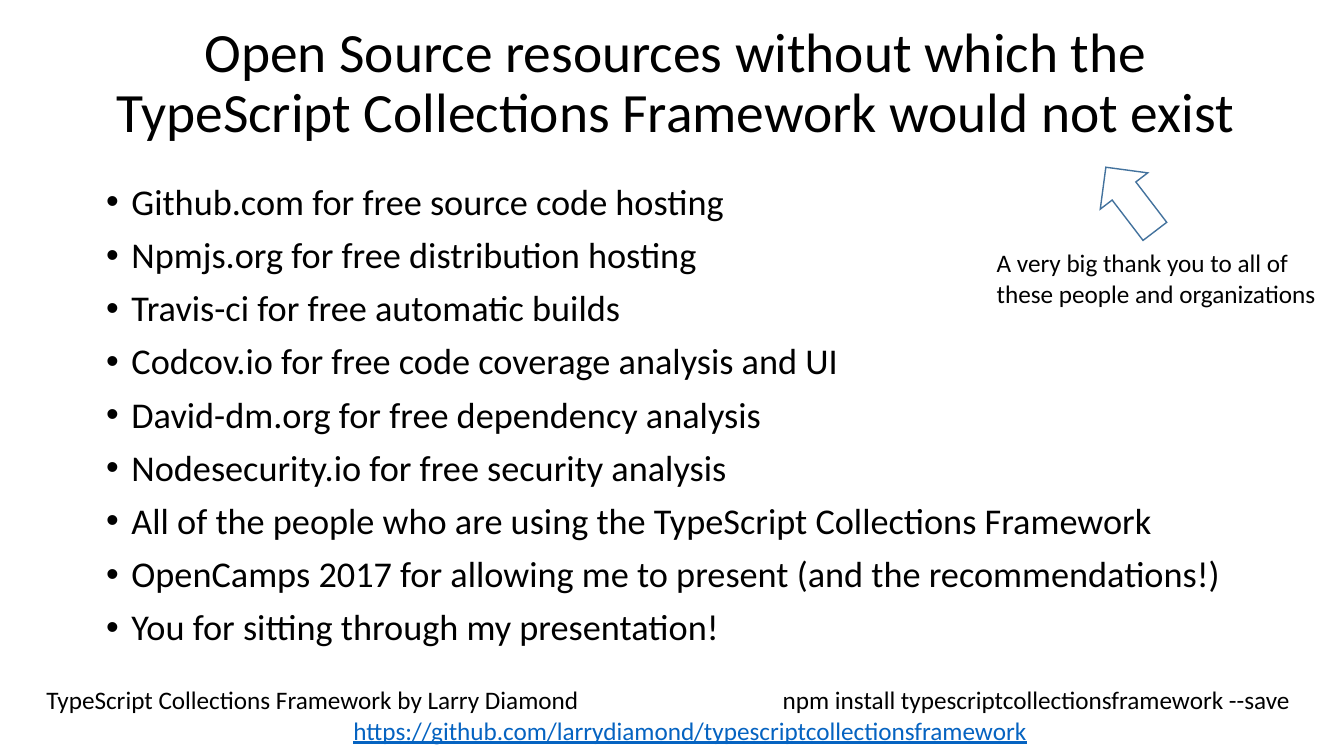
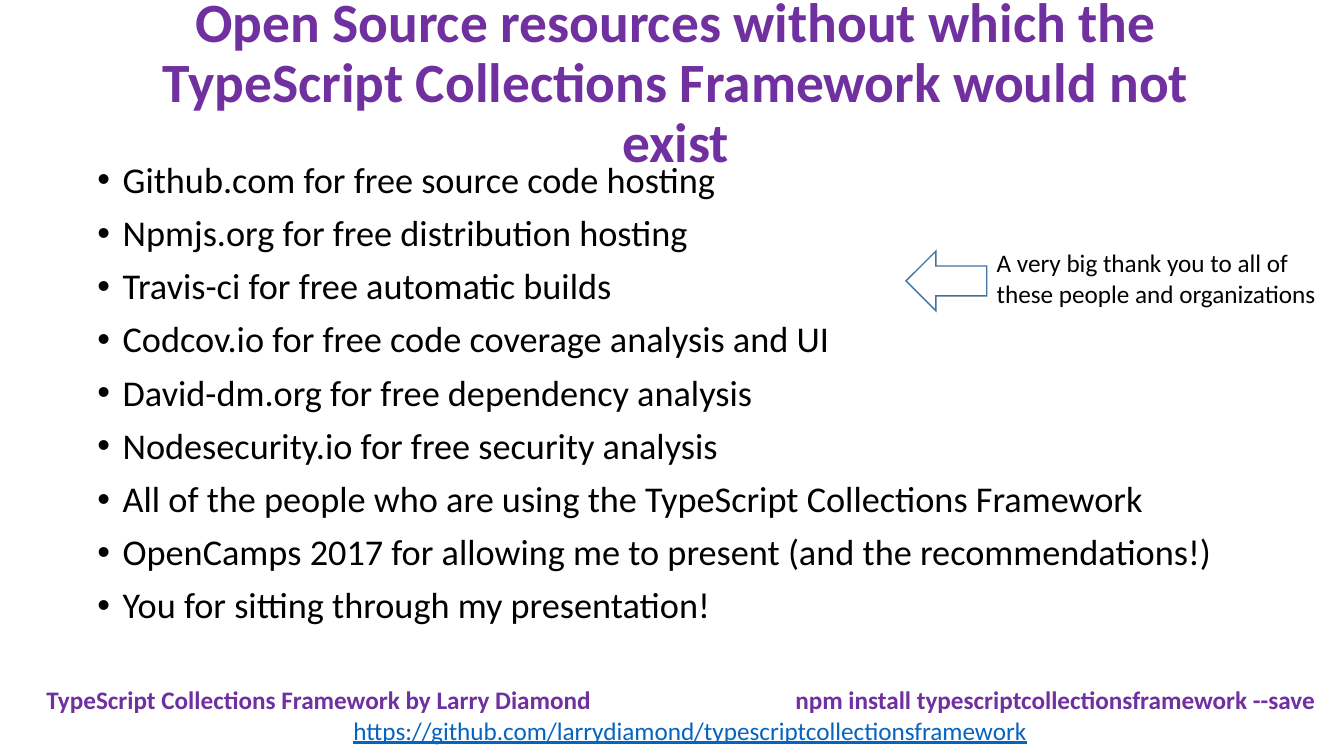
Before and after one commit to larrydiamond/typescriptcollectionsframework, a slide deck: slide 10 of IntroductionToTheTypeScriptCollectionFramework.pptx (slide 9 before the commit). Drawn at 1344x756 pixels with LibreOffice and Linux fonts; fonts in the diff are those of the drawing. Boxes give left, top, right and bottom in pixels: in the first picture for what was removed or moved away, otherwise in the second. Text is boxed around its words. In the diff, an @@ line names an element or a change of style, - is before the commit and + after.

```diff
--- a/IntroductionToTheTypeScriptCollectionFramework.pptx
+++ b/IntroductionToTheTypeScriptCollectionFramework.pptx
@@ title "Open Source resources without which ..." at bbox=[163, 3, 1188, 176]: text colour #000000 to #7030A0, bold on @@
@@ text "Github.com for free source code ...": place and size @@
-text "Github.com for free source code ..." at bbox=[131, 189, 1220, 647]
+text "Github.com for free source code ..." at bbox=[123, 167, 1211, 625]
@@ down arrow at bbox=[906, 252, 987, 311]: rotation 142 to 90 degrees @@
@@ text at bbox=[46, 691, 1315, 713]: text colour #000000 to #7030A0, bold on in "TypeScript Collections Framework by Larry Diamond npm ..." @@
```
Also in this commit, not shown: 7 other slides changed, 1 slide added, 10 other files.
